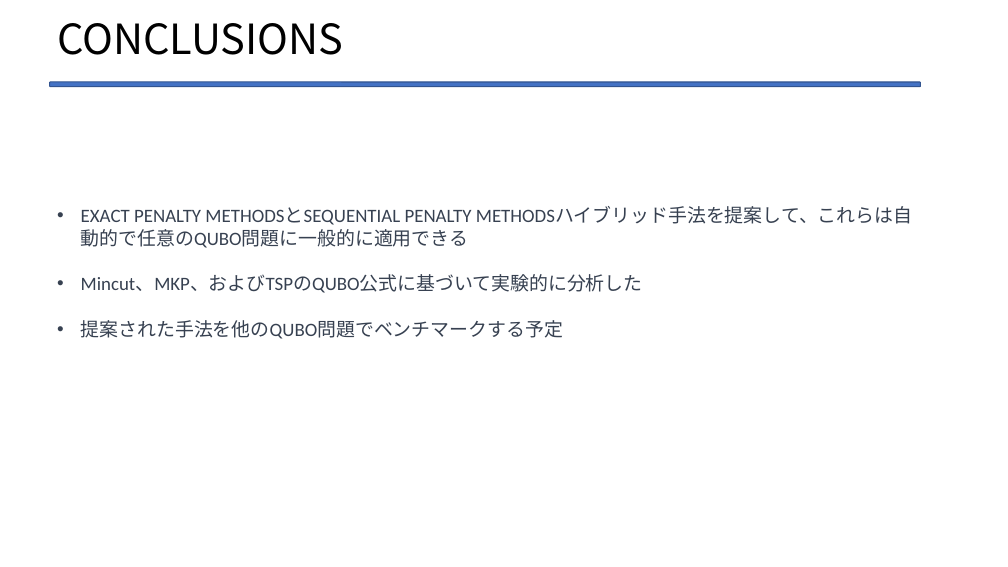
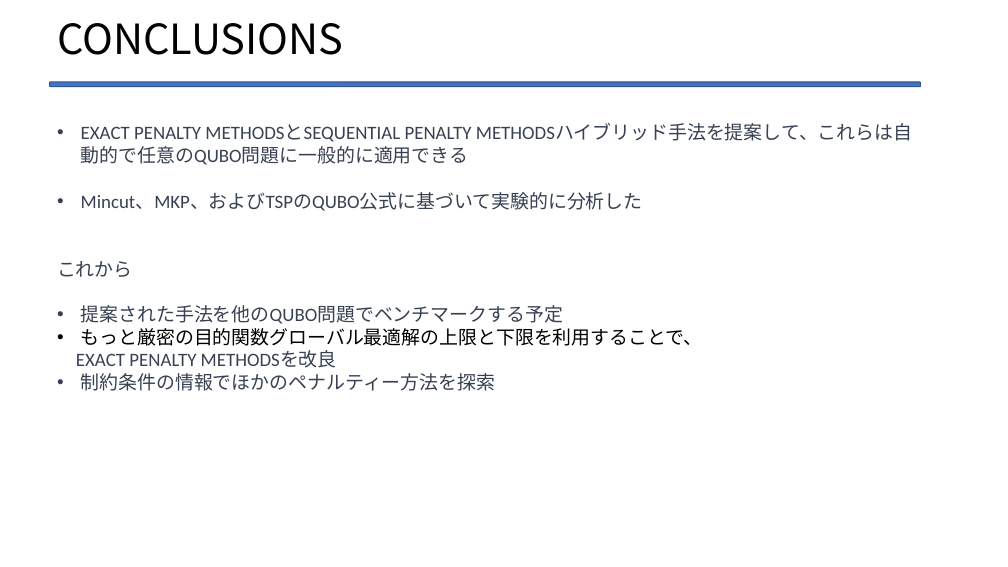
Before and after one commit to Legolas9999/zemi, a slide deck: slide 48 of lcj_ron_zemi2.pptx (slide 44 before the commit). Drawn at 1008x567 pixels with LibreOffice and Linux fonts; fonts in the diff are those of the drawing. Boxes give left, top, right and bottom in pixels: in the first picture for what was removed or moved away, otherwise in the second. Text is boxed around its words. In the diff, an @@ line names an element or a change of style, - is before the commit and + after.

```diff
--- a/lcj_ron_zemi2.pptx
+++ b/lcj_ron_zemi2.pptx
@@ text "EXACT PENALTY METHODSとSEQUENTIAL PENALTY METHODSハイブリッド手法を提案し ...": place and size @@
-text "EXACT PENALTY METHODSとSEQUENTIAL PENALTY METHODSハイブリッド手法を提案し ..." at (81, 207, 913, 339)
+text "EXACT PENALTY METHODSとSEQUENTIAL PENALTY METHODSハイブリッド手法を提案し ..." at (57, 124, 913, 391)
@@ text at (57, 261, 133, 277): paragraph added @@
+これから
@@ text at (76, 328, 703, 391): paragraphs added @@
+• もっと厳密の目的関数グローバル最適解の上限と下限を利用することで、
+EXACT PENALTY METHODSを改良
+• 制約条件の情報でほかのペナルティー方法を探索
```
Also in this commit, not shown: 16 other slides changed, 4 slides added, 5 other files.
